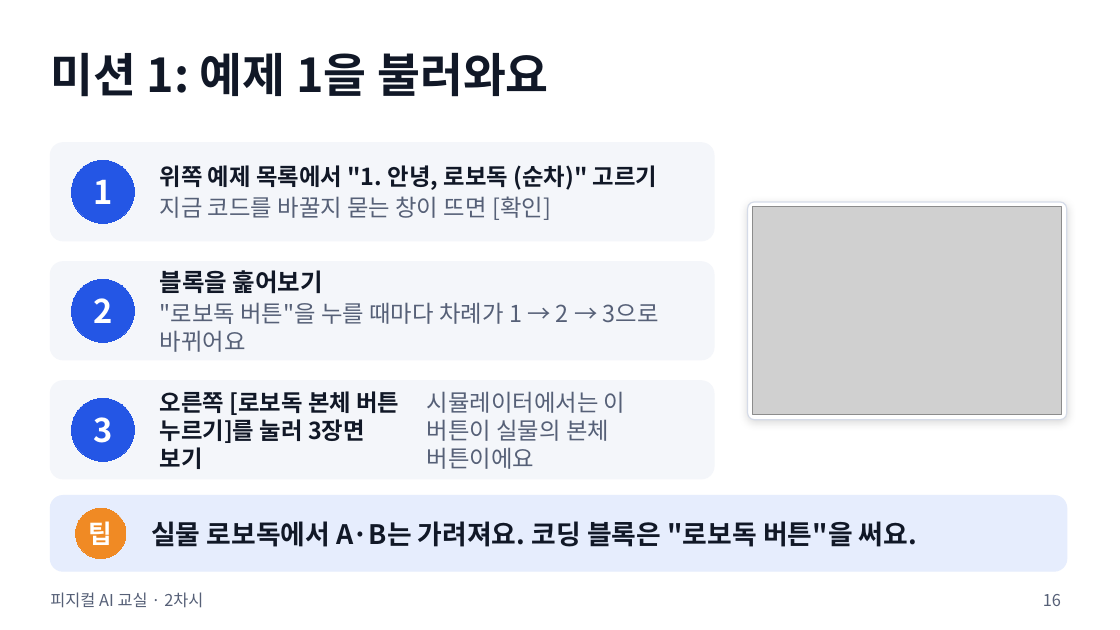
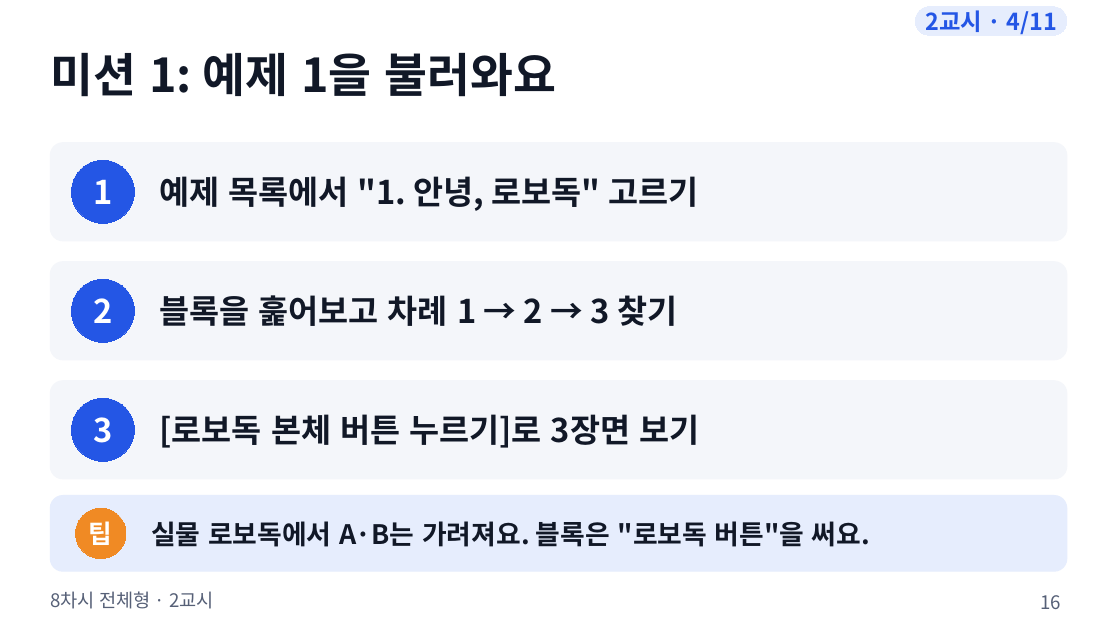
Before and after one commit to boundaryx01-uniquelife/microbit, a slide deck: slide 16 of bridge/docs/materials/8차시_전체형/8차시_수업슬라이드.pptx. Drawn at 1120x630 pixels with LibreOffice and Linux fonts; fonts in the diff are those of the drawing; grey boxes stand for pictures. Boxes give left, top, right and bottom in pixels: in the first picture for what was removed or moved away, otherwise in the second. Text is boxed around its words. In the diff, an @@ line names an element or a change of style, - is before the commit and + after.

```diff
--- a/bridge/docs/materials/8차시_전체형/8차시_수업슬라이드.pptx
+++ b/bridge/docs/materials/8차시_전체형/8차시_수업슬라이드.pptx
@@ rounded rectangle added at [916,7,1067,35], fill #E6EDFD, outline #E6EDFD 0.75 pt, 20 pt, text #2456E5, bold @@
+2교시 · 4/11
@@ rounded rectangle: place and size @@
-rounded rectangle at [50,143,714,241]
+rounded rectangle at [50,143,1067,241]
@@ text at [160,176,698,211]: text changed; size 20 to 28 pt @@
-위쪽 예제 목록에서 "1. 안녕, 로보독 (순차)" 고르기
-지금 코드를 바꿀지 묻는 창이 뜨면 [확인]
+예제 목록에서 "1. 안녕, 로보독" 고르기
@@ rounded rectangle removed at [748,202,1067,419] @@
@@ picture removed at [753,207,1062,414] @@
@@ rounded rectangle: place and size @@
-rounded rectangle at [50,262,714,360]
+rounded rectangle at [50,262,1067,360]
@@ text at [160,295,677,326]: text changed; size 20 to 28 pt; text colour #566077 to #111827; bold on @@
-블록을 훑어보기
-"로보독 버튼"을 누를 때마다 차례가 1 → 2 → 3으로 바뀌어요
+블록을 훑어보고 차례 1 → 2 → 3 찾기
@@ rounded rectangle: place and size @@
-rounded rectangle at [50,381,714,479]
+rounded rectangle at [50,381,1067,479]
@@ text at [160,414,699,448]: text changed; size 20 to 28 pt @@
-오른쪽 [로보독 본체 버튼 누르기]를 눌러 3장면 보기
+[로보독 본체 버튼 누르기]로 3장면 보기
@@ text removed at [427,391,625,469] @@
-시뮬레이터에서는 이 버튼이 실물의 본체 버튼이에요
@@ text at [151,521,870,547]: text changed @@
-실물 로보독에서 A·B는 가려져요. 코딩 블록은 "로보독 버튼"을 써요.
+실물 로보독에서 A·B는 가려져요. 블록은 "로보독 버튼"을 써요.
@@ text at [50,591,214,609]: text changed; size 14 to 16 pt @@
-피지컬 AI 교실 · 2차시
+8차시 전체형 · 2교시
@@ page number at [1040,595,1061,609]: size 14 to 16 pt @@
```
Also in this commit, not shown: 89 other slides changed, 1 slide added, 25 other files.
